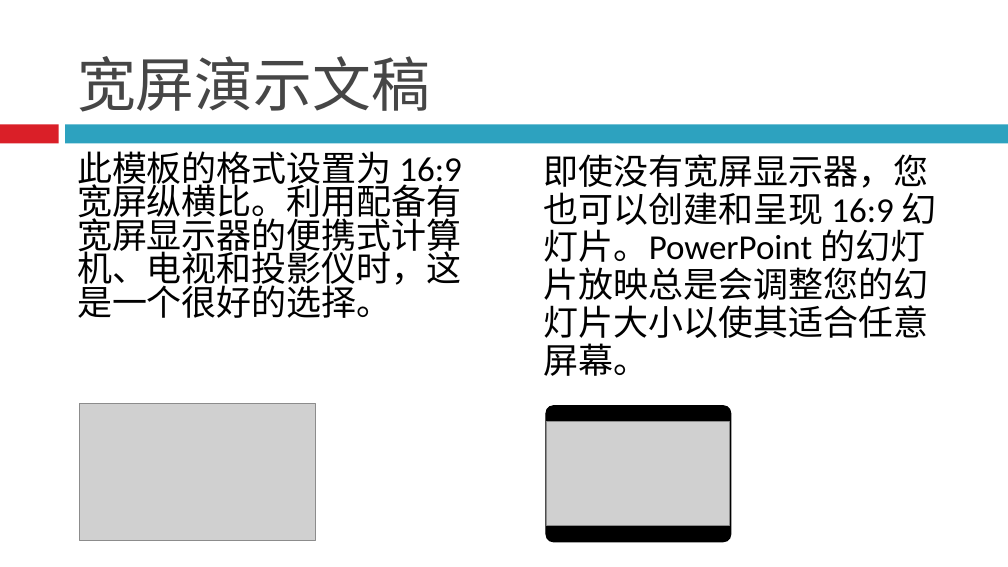
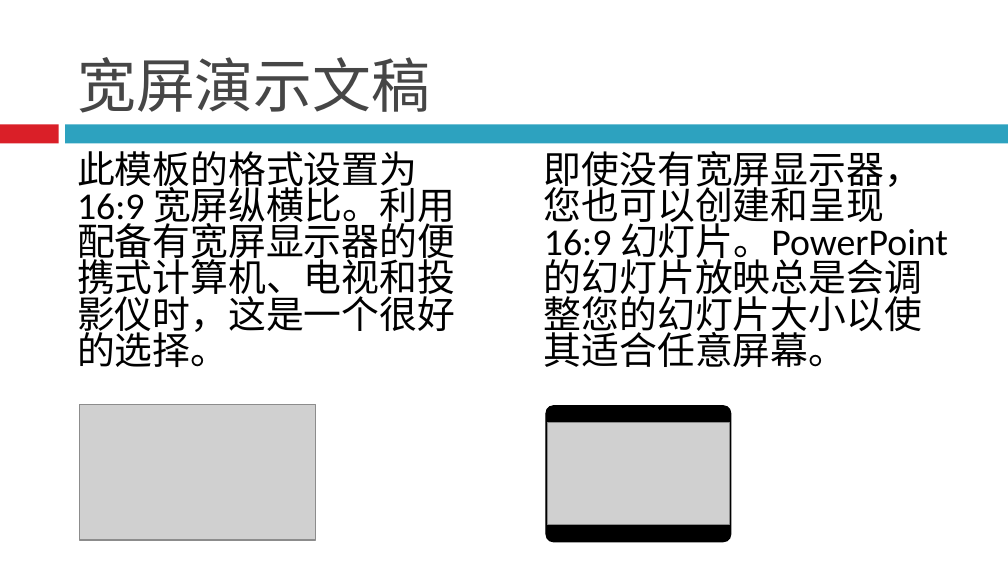
Before and after one commit to ideallx/serveree, a slide deck: slide 2 of QtClassClient/xxxx.ppt. Drawn at 1008x567 pixels with LibreOffice and Linux fonts; fonts in the diff are those of the drawing; grey boxes stand for pictures. Boxes give left, top, right and bottom in pixels: in the first picture for what was removed or moved away, otherwise in the second. Text is boxed around its words. In the diff, an @@ line names an element or a change of style, - is before the commit and + after.

```diff
--- a/QtClassClient/xxxx.ppt
+++ b/QtClassClient/xxxx.ppt
@@ text "此模板的格式设置为 16:9 宽屏纵横比。利用配备有宽屏显示器的便携式计算机、电视和投影仪时，这是一个很好的选择。" at bbox=[77, 151, 455, 367]: size 25 to 27 pt @@
@@ text "即使没有宽屏显示器，您也可以创建和呈现 16:9 幻灯片。PowerPoint 的幻灯片放映总是会调整您的幻灯片大小以使 ..." at bbox=[544, 151, 948, 367]: size 25 to 27 pt; line spacing 0.9 to 0.8 @@
```
Also in this commit, not shown: 3 other slides changed, 5 other files.
